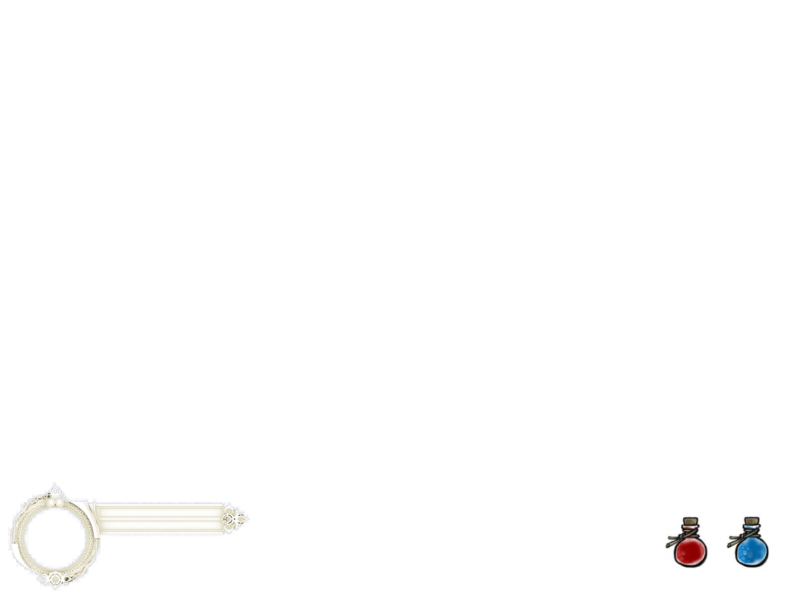
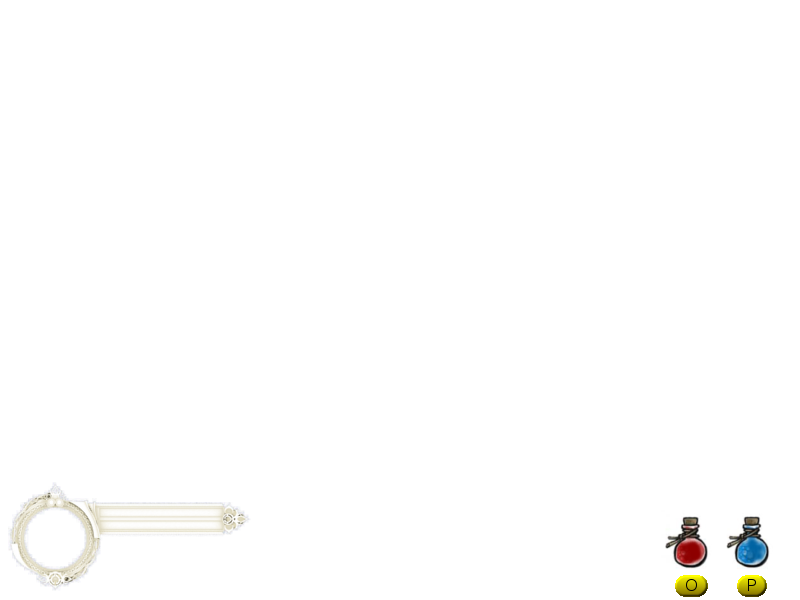
Revision of a layered 800×600 image; what changed, layer by layer:
added layer "Calque Copié #6" above "Calque Copié #5" over [737, 575, 767, 597]
added layer "Calque Copié #5" above "Calque Copié #1" over [675, 575, 708, 597]
